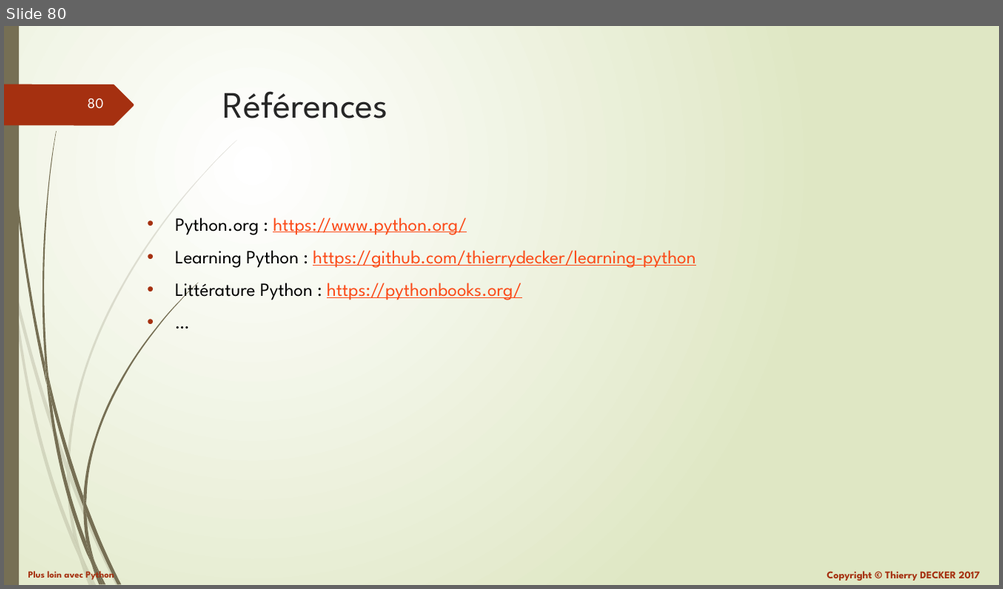
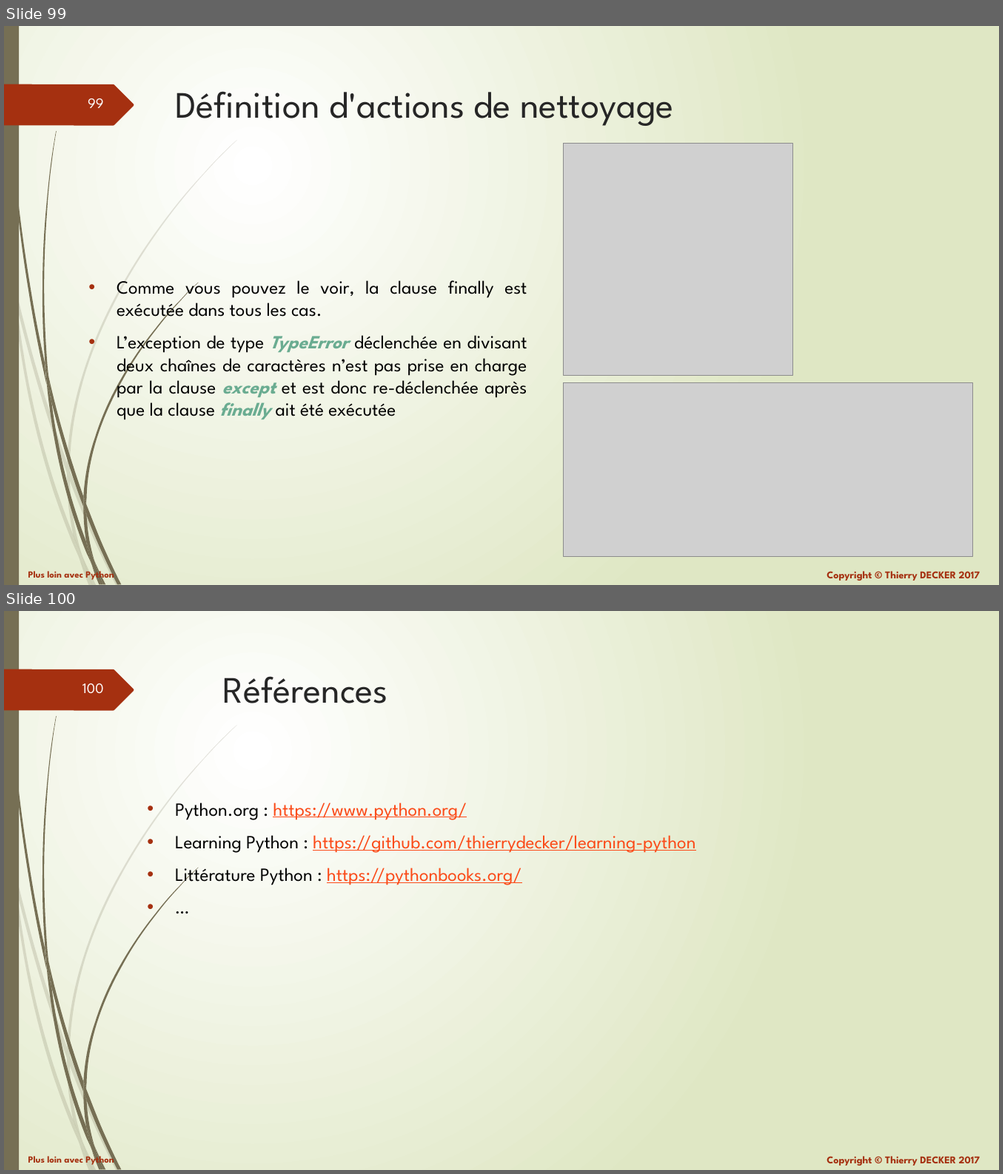
Before and after one commit to VikmanTheRacoon/learning-python, a slide deck: documentations/python-102.pptx. Shown one above the other, each under a label of ours: slide 80 before the commit, slides 99 and 100 after it. The pictures are 1003x589 and 1003x1174 pixels, drawn with LibreOffice and Linux fonts; fonts in the diff are those of the drawing; grey boxes stand for pictures. Boxes give left, top, right and bottom in pixels: in the first picture for what was removed or moved away, otherwise in the second. Text is boxed around its words. In the diff, an @@ line names an element or a change of style, - is before the commit and + after.

```diff
--- a/documentations/python-102.pptx
+++ b/documentations/python-102.pptx
@@ slide 99 added at (x1=4, y1=26, x2=999, y2=585), background gradient #FFFFFF to #DFE8C4; not listed: 27 template elements that a slide beside it also shows @@
@@ title added at (x1=175, y1=91, x2=673, y2=126), 36 pt, text #262626 @@
+Définition d'actions de nettoyage
@@ picture added at (x1=563, y1=144, x2=793, y2=376) @@
@@ text added at (x1=116, y1=281, x2=527, y2=420), 18 pt, text #000000 @@
+• Comme vous pouvez le voir, la clause finally est exécutée dans tous les cas.
+• L’exception de type TypeError déclenchée en divisant deux chaînes de caractères n’est pas prise en charge par la clause except et est donc re-déclenchée après que la clause finally ait été exécutée
@@ picture added at (x1=563, y1=383, x2=973, y2=557) @@
@@ what was slide 80 is now slide 100 @@
@@ page number at (x1=82, y1=684, x2=104, y2=693): text changed @@
-80
+100
```
Also in this commit, not shown: 19 other slides added, 1 other file.
